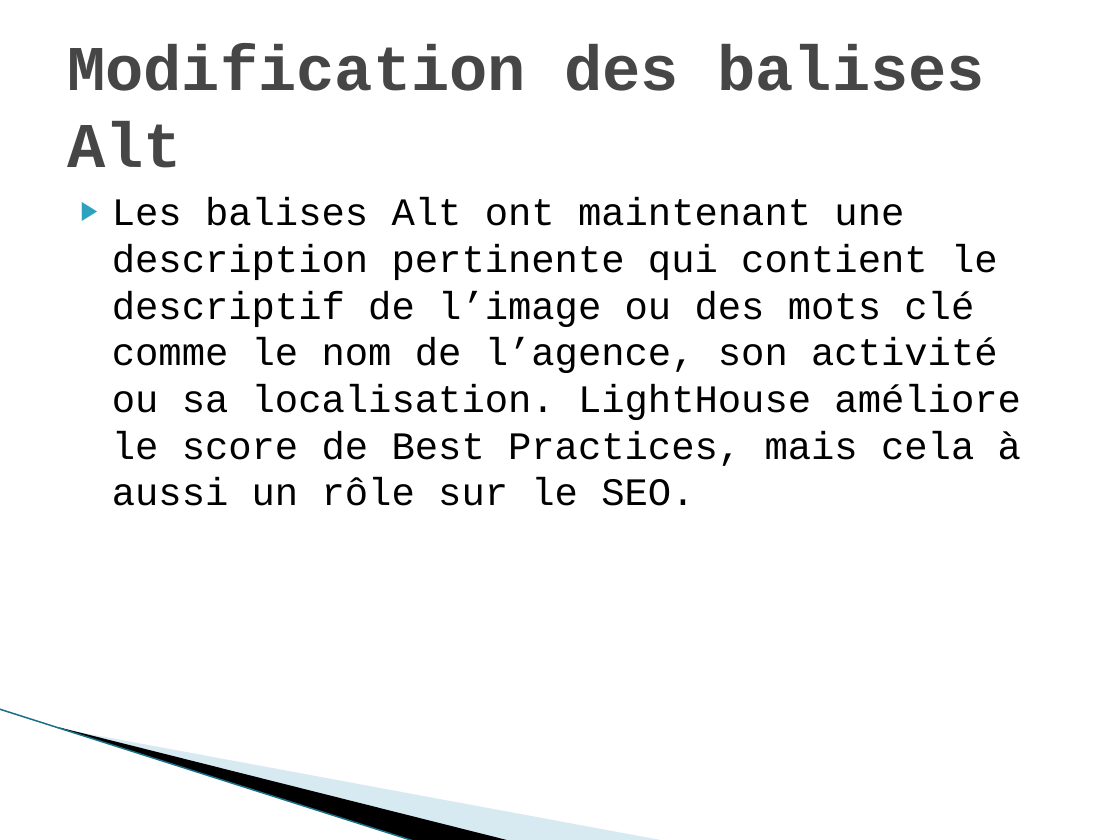
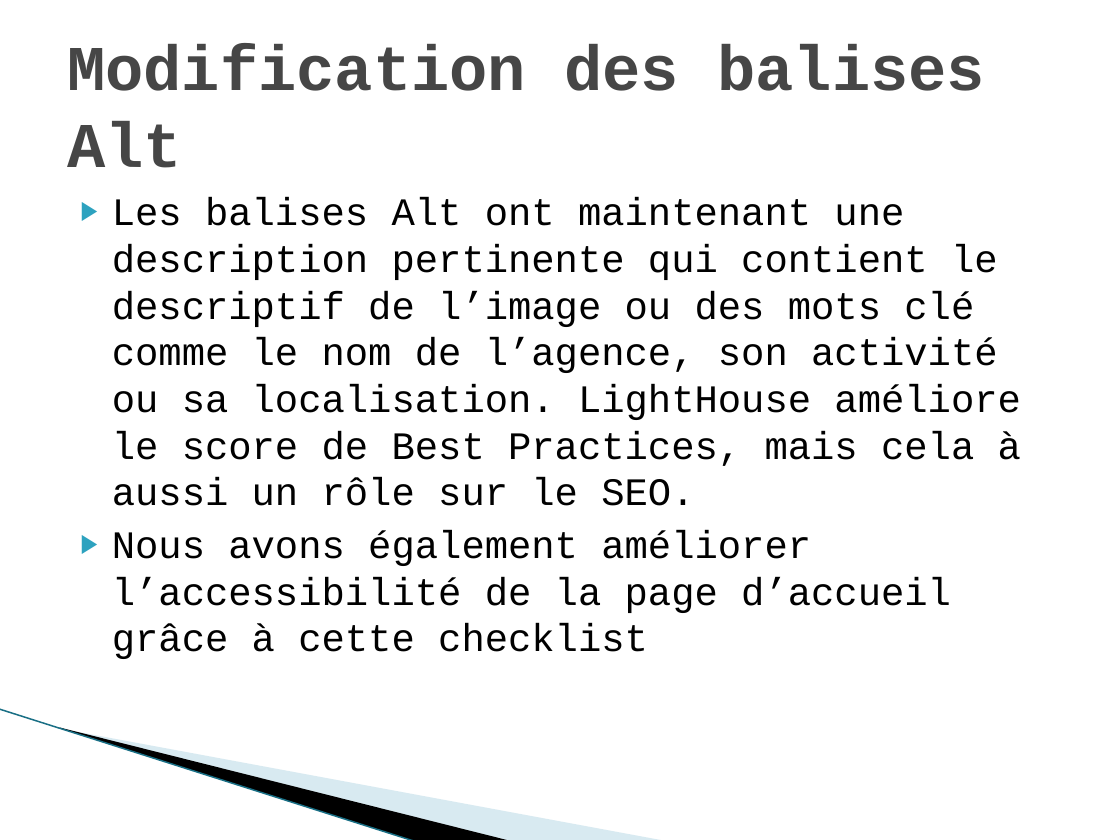
Before and after one commit to gwenaelgressier/GwenaelGressier_04_28022022, a slide deck: slide 20 of Rapport audit.pptx. Drawn at 1120x840 pixels with LibreOffice and Linux fonts; fonts in the diff are those of the drawing; background and template pictures are left out. Boxes give left, top, right and bottom in pixels: in the first picture for what was removed or moved away, otherwise in the second. Text is boxed around its words. In the diff, an @@ line names an element or a change of style, - is before the commit and + after.

Commit message:
modification du pp et du exel

```diff
--- a/Rapport audit.pptx
+++ b/Rapport audit.pptx
@@ text at [112, 530, 951, 659]: paragraph added @@
+▶ Nous avons également améliorer l’accessibilité de la page d’accueil grâce à cette checklist
```
Also in this commit, not shown: 1 other slide changed, 1 slide removed, 1 other file.
